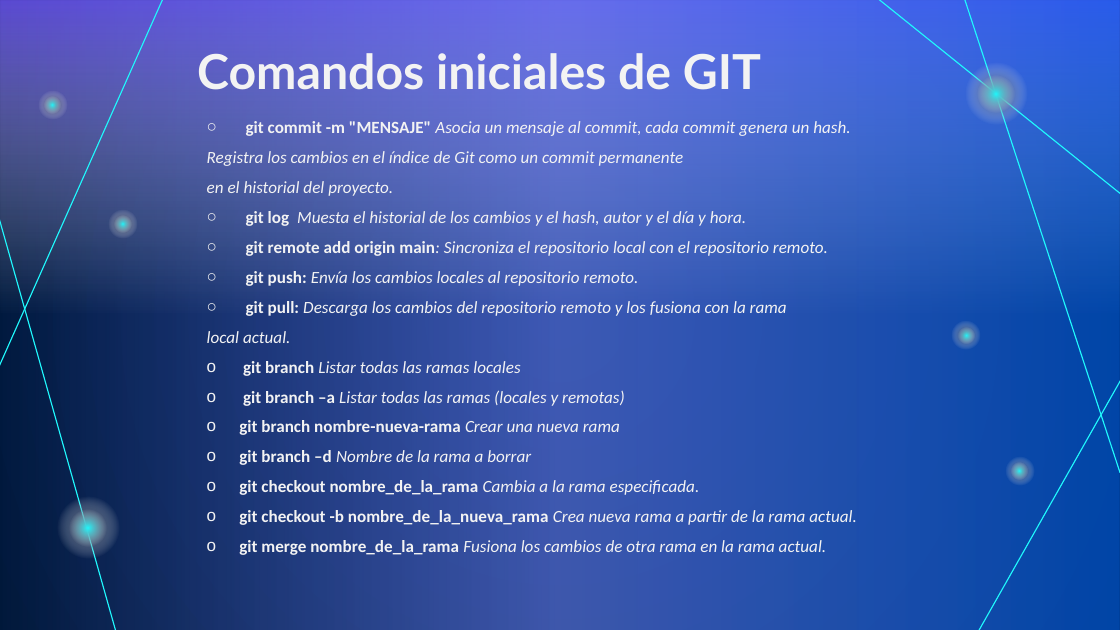
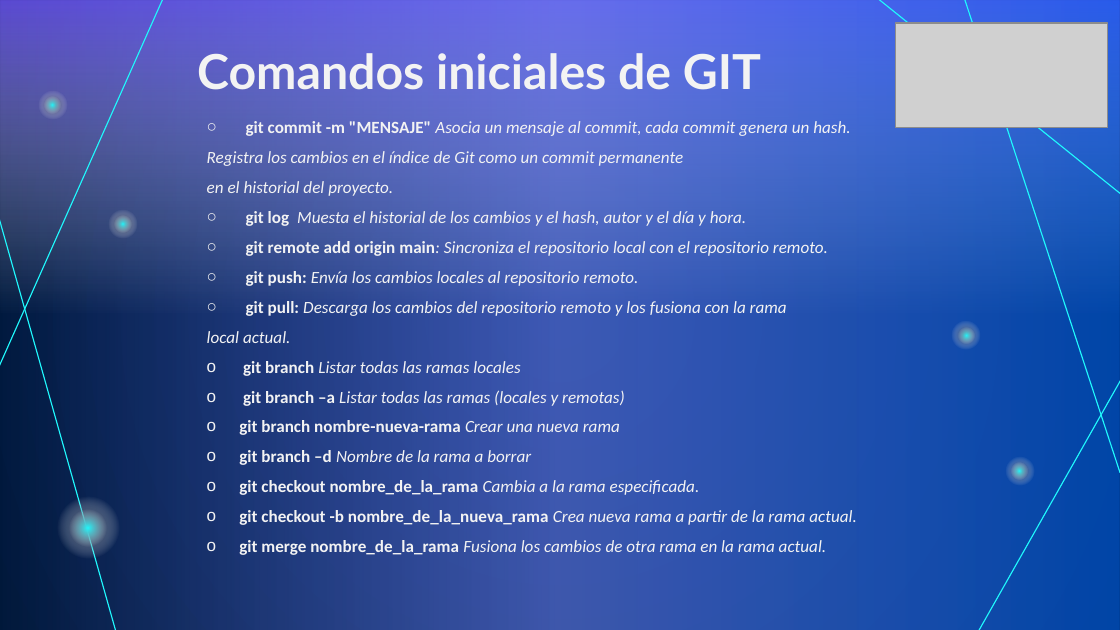
Before and after one commit to ISPC-TST-PI-I-2024/josemarquez, a slide deck: slide 5 of Editables/TP#1 - GIT-GITHUB.pptx. Drawn at 1120x630 pixels with LibreOffice and Linux fonts; fonts in the diff are those of the drawing; grey boxes stand for pictures. Boxes give left, top, right and bottom in pixels: in the first picture for what was removed or moved away, otherwise in the second. Text is boxed around its words. In the diff, an @@ line names an element or a change of style, - is before the commit and + after.

```diff
--- a/Editables/TP#1 - GIT-GITHUB.pptx
+++ b/Editables/TP#1 - GIT-GITHUB.pptx
@@ picture added at <box>896,24,1108,128</box> @@
@@ ellipse removed at <box>970,67,1023,120</box> @@
```
Also in this commit, not shown: 5 other slides changed, 1 other file.
